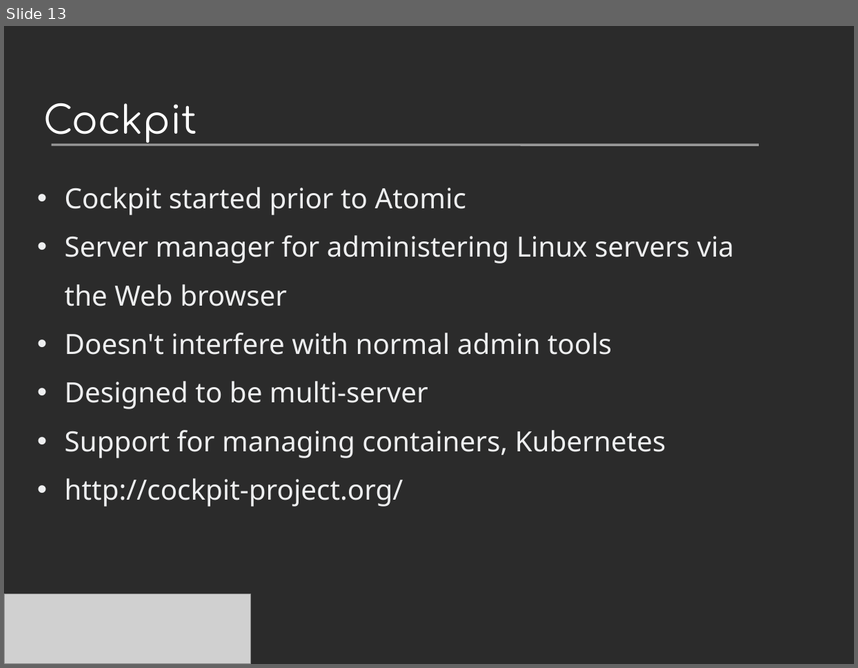
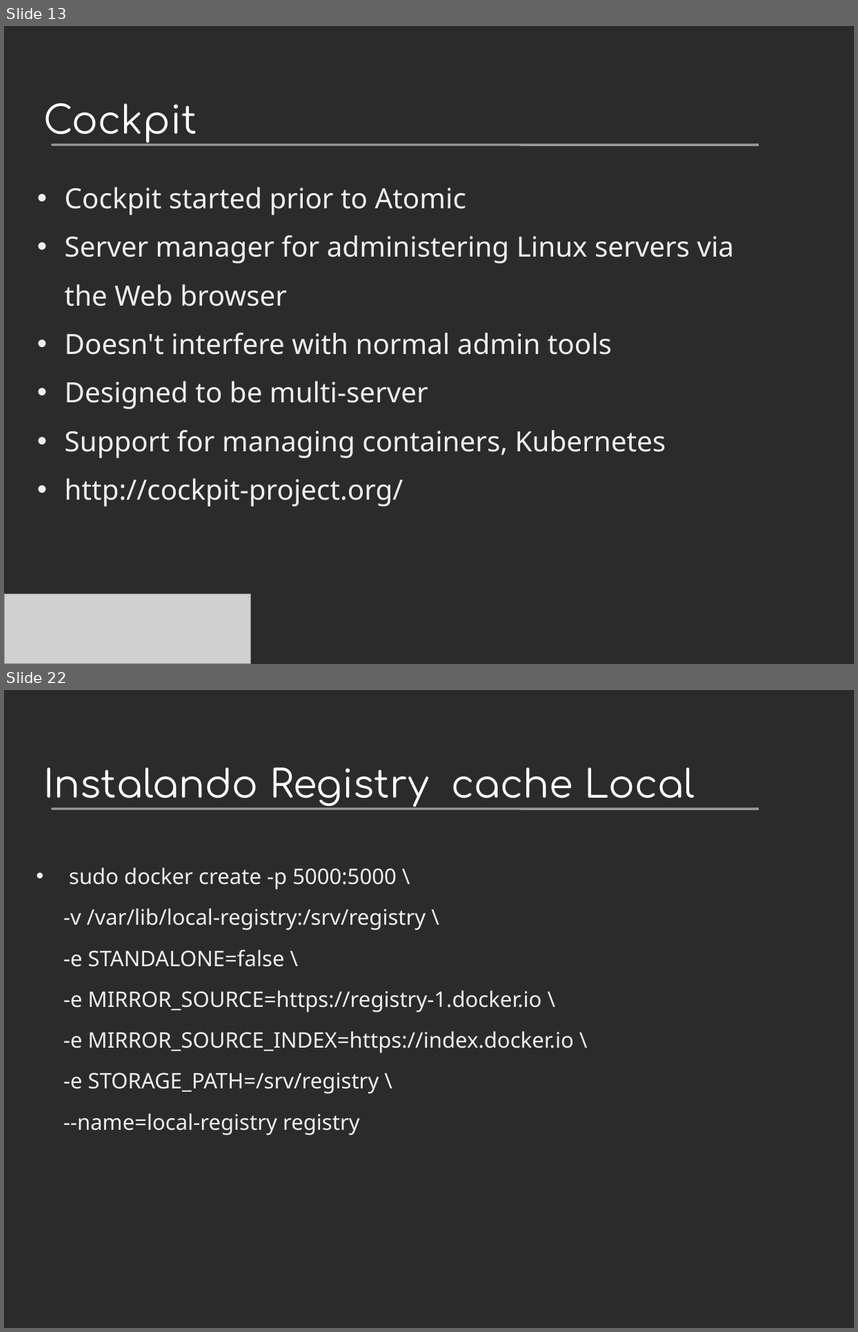
Before and after one commit to villadalmine/arg-fedora, a slide deck: Presentaciones/Devopconf2015/ProyectoAtomic.odp. Shown one above the other, each under a label of ours: slide 13 before the commit, slides 13 and 22 after it; the slides between them are not shown. The pictures are 858x668 and 858x1332 pixels, drawn with LibreOffice and Linux fonts; fonts in the diff are those of the drawing; grey boxes stand for pictures; background and template pictures are left out; a plain dark background stands for a picture behind light text. Boxes give left, top, right and bottom in pixels: in the first picture for what was removed or moved away, otherwise in the second. Text is boxed around its words. In the diff, an @@ line names an element or a change of style, - is before the commit and + after.

```diff
--- a/Presentaciones/Devopconf2015/ProyectoAtomic.odp
+++ b/Presentaciones/Devopconf2015/ProyectoAtomic.odp
@@ slide 22 added at bbox=[4, 690, 854, 1328], background picture (left out); not listed: 1 template element that a slide beside it also shows @@
@@ title added at bbox=[43, 767, 695, 807], 36 pt, text #FFFFFF @@
+Instalando Registry cache Local
@@ text added at bbox=[63, 867, 574, 1135], 20 pt, text #EEEFF0 @@
+• sudo docker create -p 5000:5000 \
+-v /var/lib/local-registry:/srv/registry \
+-e STANDALONE=false \
+-e MIRROR_SOURCE=https://registry-1.docker.io \
+-e MIRROR_SOURCE_INDEX=https://index.docker.io \
+-e STORAGE_PATH=/srv/registry \
+--name=local-registry registry
```
Also in this commit, not shown: 3 slides changed, 20 other slides added, 3 slides removed, 3 other files.
